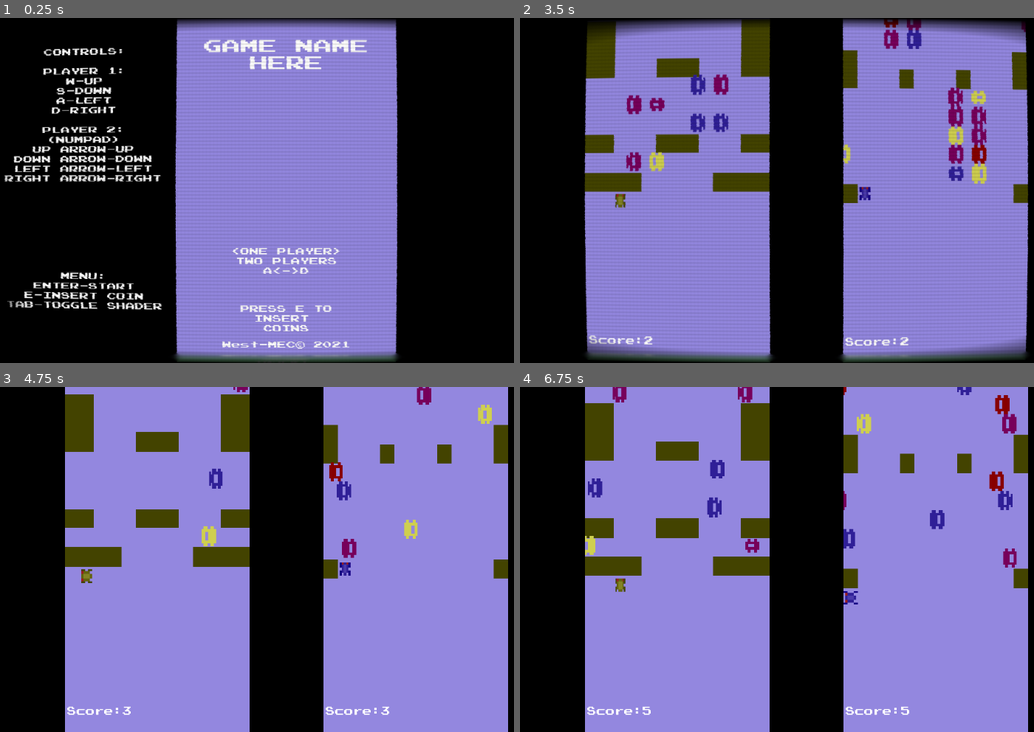
Above: before the commit, frames 1-4 (two rows, left to right).
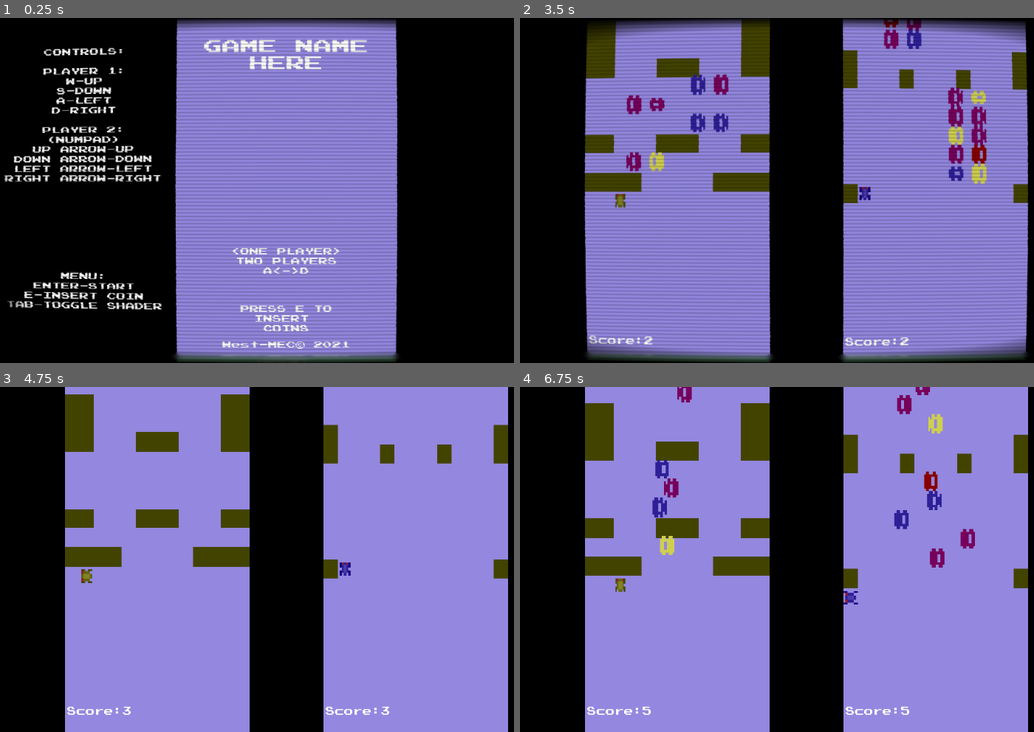
Above: after the commit, the same moments.

Repository: RogerRandomDev/GodotWork
Game: Godot game, scene res://Assets/Scenes/Title.tscn
The game is run twice, just before and just after one commit, with the same random seed, the same clock (stepped at 60 frames per second) and the same inputs. The engine's default icon, where the game draws it, is replaced by a stand-in: a white triangle on a blue panel in a dark square.
Inputs:
- Up to frame 1 (0.25 s): no input
- Up to frame 2 (3.5 s): tap E at 0.5 s; hold D (rightP1) 0.53-1.28 s; tap Keypad 5 (downP2) at 0.6 s; tap Enter at 1.25 s; hold S (downP1) 1.28-2.03 s; tap Keypad 4 (leftP2) at 1.35 s; hold D (rightP1) 2.03-2.78 s; tap Keypad 6 (rightP2) at 2.1 s; hold W (upP1) from 2.78 s (still down); tap Keypad 8 (upP2) at 2.85 s
- Up to frame 3 (4.75 s): release W (upP1) at 3.53 s; hold E 3.53-4.28 s; hold A (leftP1) from 3.53 s (still down); tap Tab at 4.35 s
- Up to frame 4 (6.75 s): release A (leftP1) at 5.03 s; hold S (downP1) 5.03-5.78 s; hold Enter 5.03-5.78 s; hold D (rightP1) 5.78-6.53 s; tap Keypad 5 (downP2) at 5.85 s; hold W (upP1) from 6.53 s (still down); tap Keypad 4 (leftP2) at 6.6 s

The runs differ from the first frame. In frame 1, less than 0.1% of the frame differs, in the area x 46-68%, y 7-8%; in frame 2, less than 0.1%; in frame 3, 1.0%; in frame 4, 3.4%, in the area x 12-97%, y 0-53%.

Commit message:
changed car intervals for motion

Diff:
--- a/Game/Assets/Scripts/GlobalData.gd
+++ b/Game/Assets/Scripts/GlobalData.gd
@@ -83,7 +83,7 @@
 	if canDie && PlayerCount!=2:
 		get_tree().get_nodes_in_group("ENDSCREEN")[0].show()
 		$EndTimer.start()
-		get_tree().get_nodes_in_group("ENDSCREEN")[0].get_child(2).text = 10
+		get_tree().get_nodes_in_group("ENDSCREEN")[0].get_child(2).text = str(10)
 		timerleft = 10
 		get_tree().paused = true
 		canDie = false
--- a/Game/Assets/Scripts/RoadMotion.gd
+++ b/Game/Assets/Scripts/RoadMotion.gd
@@ -3,7 +3,7 @@
 
 
 var currentCars = [0,0,0,0,0]
-export var movespeed = 0.25
+export var movespeed = 0.33
 ## movement variables to store car positions and direction of motion
 var moving = true
 var carprogress = [0,0,0,0,0]
@@ -41,7 +41,7 @@
 
 var carpos = 0
 func _on_Carmotion_timeout():
-	$Carmotion.wait_time = rand_range(1/movespeed/2,1/movespeed+0.5)
+	$Carmotion.wait_time = rand_range((1/movespeed),(1/movespeed)+1.0)
 	carpos = currentCars.find(0)
 	if carpos != -1:
 			currentCars[carpos] = 1
--- a/Game/Assets/Shaders/crt_material.tres
+++ b/Game/Assets/Shaders/crt_material.tres
@@ -18,9 +18,9 @@
 shader_param/vignette_opacity = 0.75
 shader_param/show_horizontal_scan_lines = true
 shader_param/horizontal_scan_lines_amount = 96.0
-shader_param/horizontal_scan_lines_opacity = 0.05
-shader_param/show_vertical_scan_lines = true
-shader_param/vertical_scan_lines_amount = 164.0
-shader_param/vertical_scan_lines_opacity = 0.01
+shader_param/horizontal_scan_lines_opacity = 0.1
+shader_param/show_vertical_scan_lines = false
+shader_param/vertical_scan_lines_amount = 240.0
+shader_param/vertical_scan_lines_opacity = 0.05
 shader_param/boost = 2.0
 shader_param/aberration_amount = 0.0
